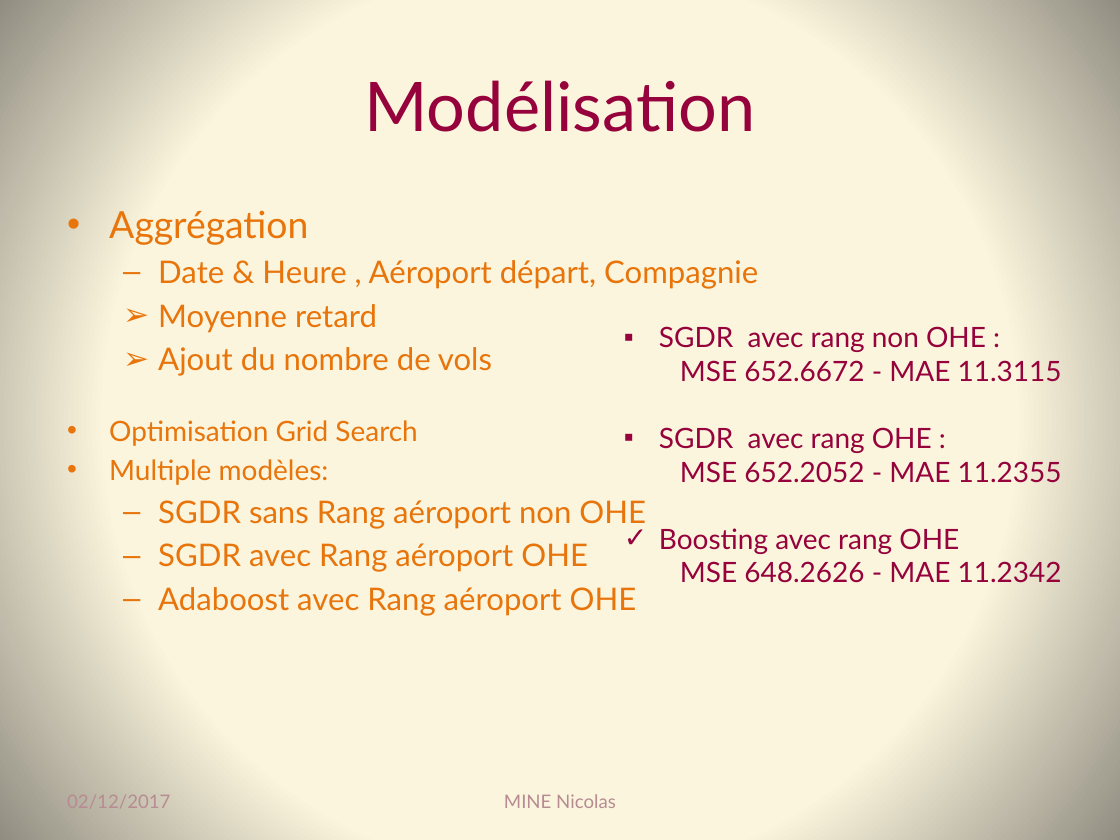
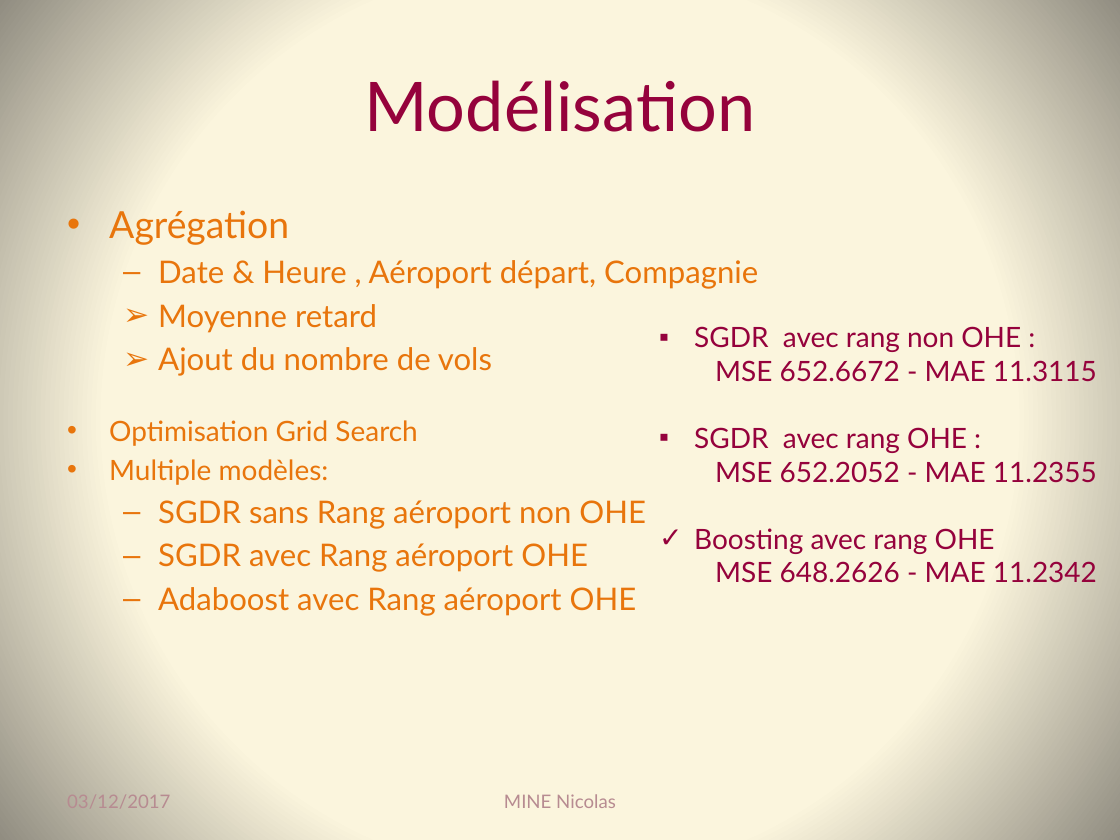
Before and after one commit to Coni63/OC_DS, a slide deck: slide 22 of P4/Presentation-projet_4.pptx. Drawn at 1120x840 pixels with LibreOffice and Linux fonts; fonts in the diff are those of the drawing. Boxes give left, top, right and bottom in pixels: in the first picture for what was removed or moved away, otherwise in the second. Text is boxed around its words. In the diff, an @@ line names an element or a change of style, - is before the commit and + after.

```diff
--- a/P4/Presentation-projet_4.pptx
+++ b/P4/Presentation-projet_4.pptx
@@ text at bbox=[109, 210, 289, 245]: text changed @@
-• Aggrégation
+• Agrégation
@@ text "SGDR avec rang non OHE ...": place and size @@
-text "SGDR avec rang non OHE ..." at bbox=[659, 326, 1062, 583]
+text "SGDR avec rang non OHE ..." at bbox=[694, 326, 1097, 583]
@@ text at bbox=[67, 795, 170, 808]: text changed @@
-02/12/2017
+03/12/2017
```
Also in this commit, not shown: 36 other slides changed, 2 slides added, 14 other files.
